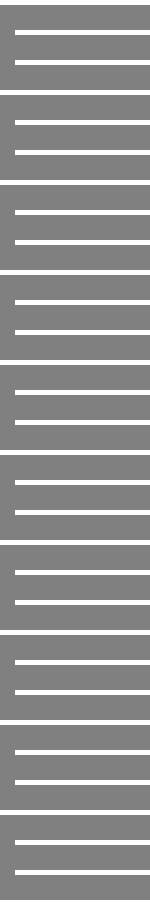
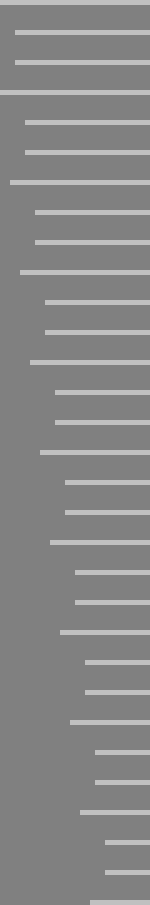
The second w=150, h=905 image is a revision of the first. Changes to its layers:
renamed "Ebene 19" to "Vol", opacity 100% → 50%, moved it above "Linear", painted on it over <box>0,0,150,905</box>
removed layer "Ebene 18" over <box>0,630,150,725</box>
removed layer "Ebene 17" over <box>0,540,150,635</box>
removed layer "Ebene 16" over <box>0,450,150,545</box>
removed layer "Ebene 15" over <box>0,360,150,455</box>
removed layer "Ebene 14" over <box>0,270,150,365</box>
removed layer "Ebene 13" over <box>0,180,150,275</box>
removed layer "Ebene 12" over <box>0,90,150,185</box>
renamed "Ebene 20" to "Linear", hid it, opacity 100% → 50%, painted on it over <box>0,0,150,905</box>
hid "Ebene 11" over <box>0,0,150,95</box>
